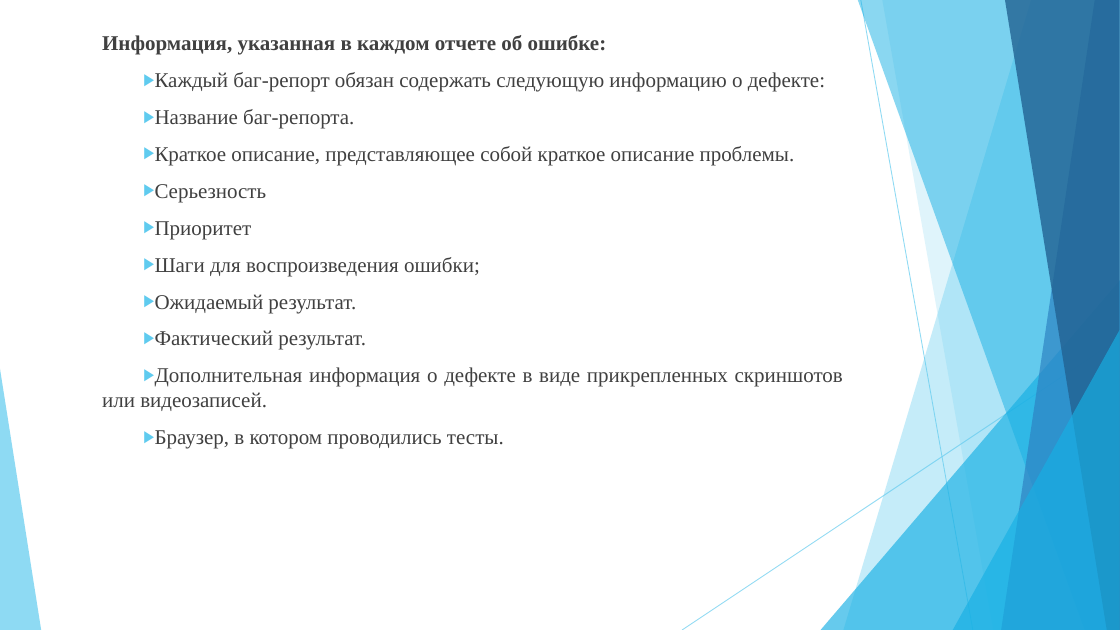
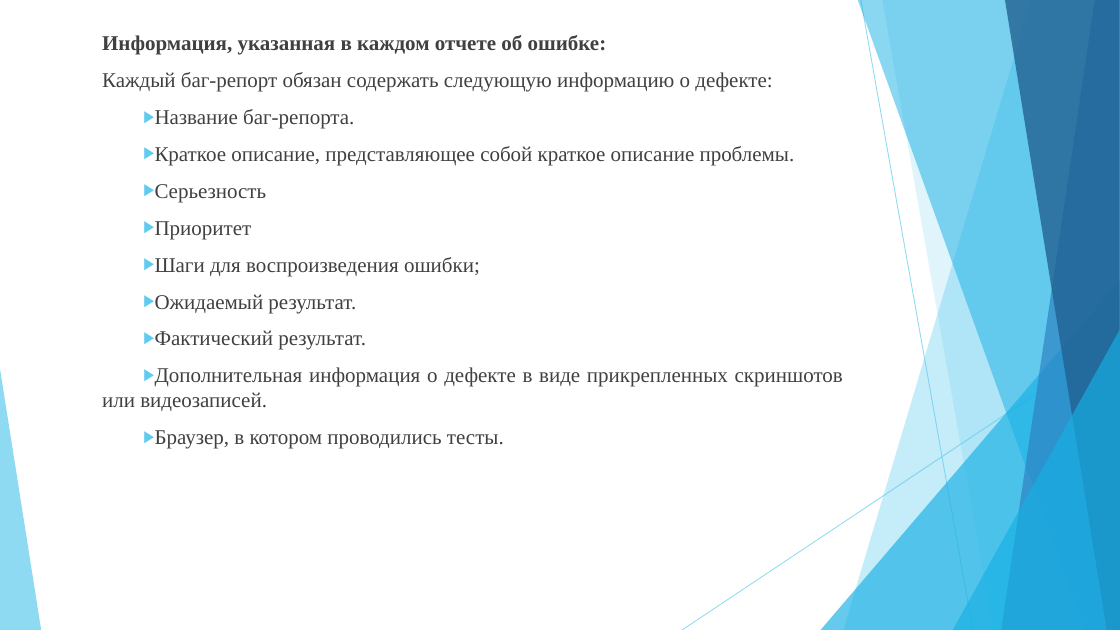
Before and after one commit to seregarzn87/diplomWork, a slide deck: slide 6 of Дипломная работа.pptx. Drawn at 1120x630 pixels with LibreOffice and Linux fonts; fonts in the diff are those of the drawing. Boxes give left, top, right and bottom in pixels: in the first picture for what was removed or moved away, otherwise in the second. Text is boxed around its words. In the diff, an @@ line names an element or a change of style, - is before the commit and + after.

```diff
--- a/Дипломная работа.pptx
+++ b/Дипломная работа.pptx
@@ text at <box>102,72,772,92</box>: bullet ▶ to none @@
```
Also in this commit, not shown: 1 other slide changed.
